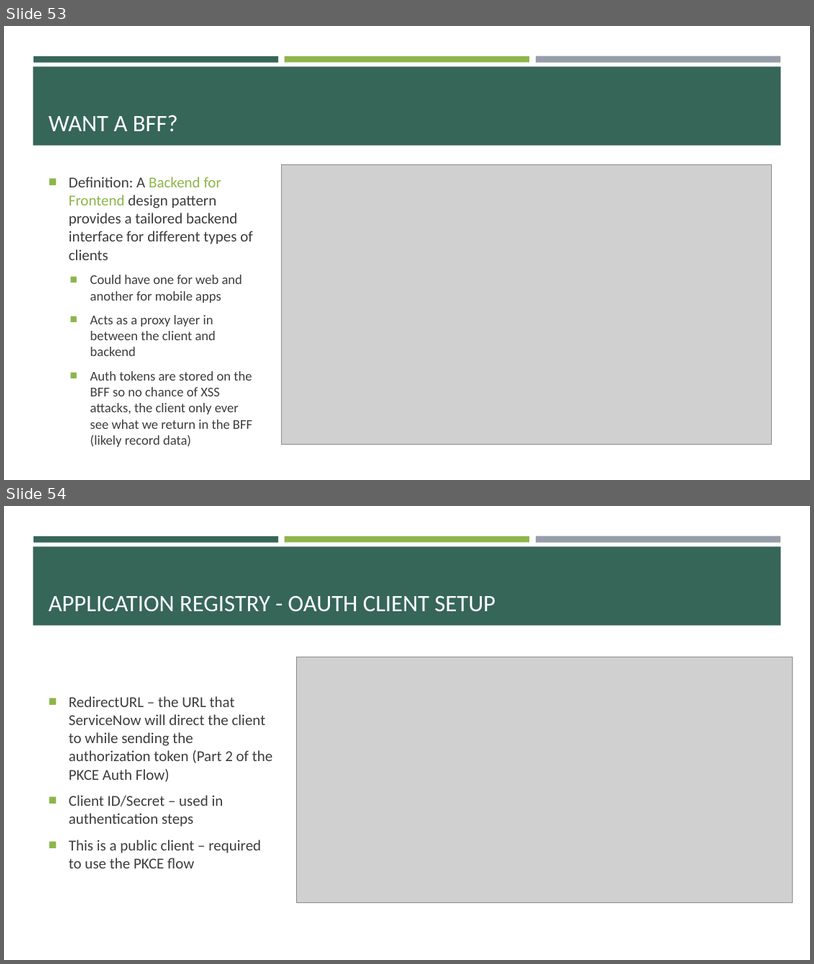
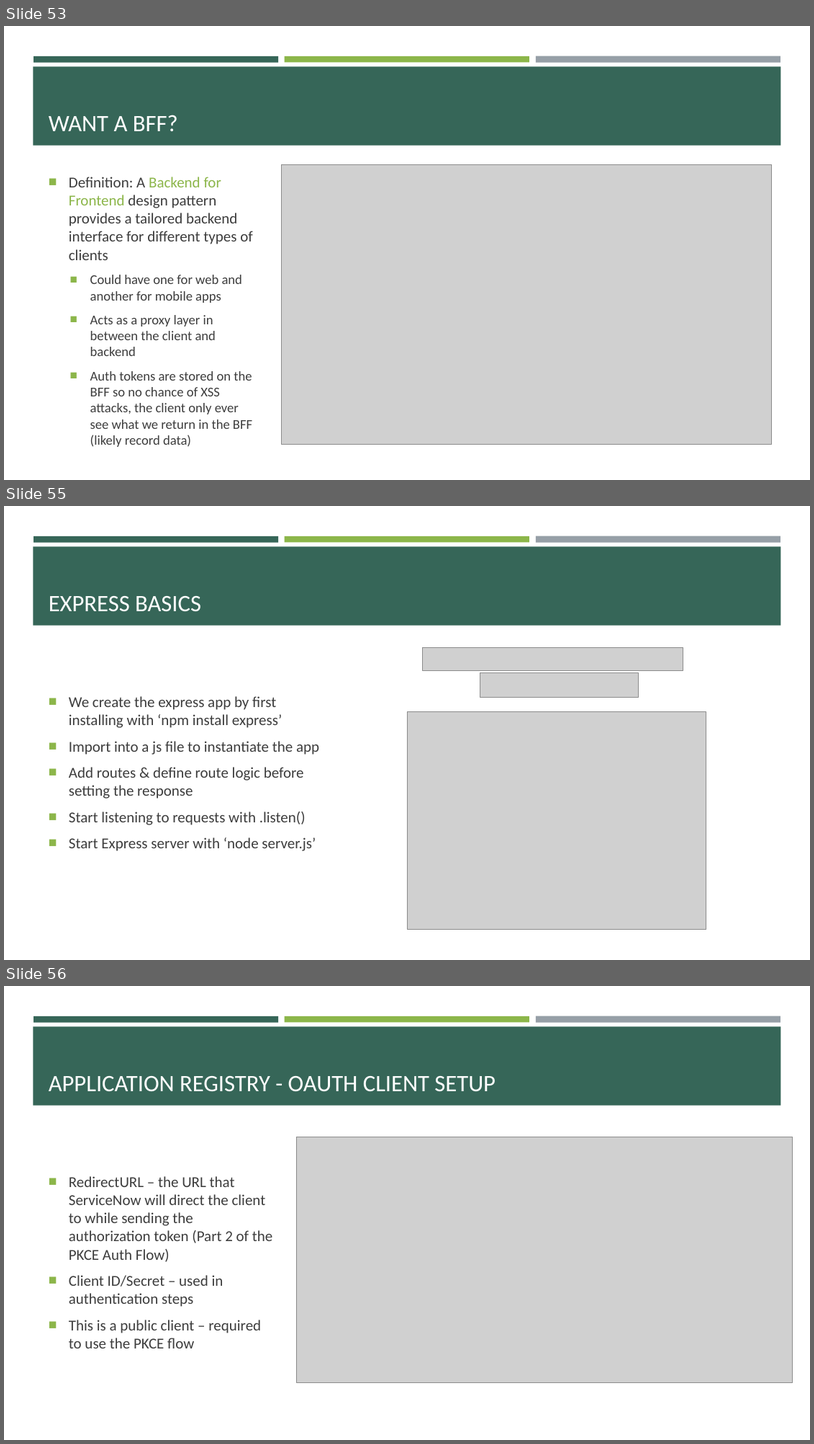
Before and after one commit to e-m-wilson/SNOW, a slide deck: Week_6/Data_Migration_&_Integration.pptx. Shown one above the other, each under a label of ours: slides 53 and 54 before the commit, slides 53, 55 and 56 after it; the slides between them are not shown. The pictures are 814x964 and 814x1444 pixels, drawn with LibreOffice and Linux fonts; fonts in the diff are those of the drawing; grey boxes stand for pictures. Boxes give left, top, right and bottom in pixels: in the first picture for what was removed or moved away, otherwise in the second. Text is boxed around its words. In the diff, an @@ line names an element or a change of style, - is before the commit and + after.

```diff
--- a/Week_6/Data_Migration_&_Integration.pptx
+++ b/Week_6/Data_Migration_&_Integration.pptx
@@ slide 55 added at <box>4,506,810,960</box>, background #FFFFFF; not listed: 4 template elements that a slide beside it also shows @@
@@ title added at <box>49,596,201,611</box>, 28 pt, text #FFFFFF @@
+EXPRESS BASICS
@@ picture added at <box>422,648,684,671</box> @@
@@ picture added at <box>480,672,638,698</box> @@
@@ text added at <box>69,696,319,851</box>, 18 pt, text #3D3D3D @@
+■ We create the express app by first installing with ‘npm install express’
+■ Import into a js file to instantiate the app
+■ Add routes & define route logic before setting the response
+■ Start listening to requests with .listen()
+■ Start Express server with ‘node server.js’
@@ picture added at <box>407,712,706,929</box> @@
@@ what was slide 54 is now slide 56 @@
```
Also in this commit, not shown: 1 slide changed, 1 other slide added, 1 other file.
